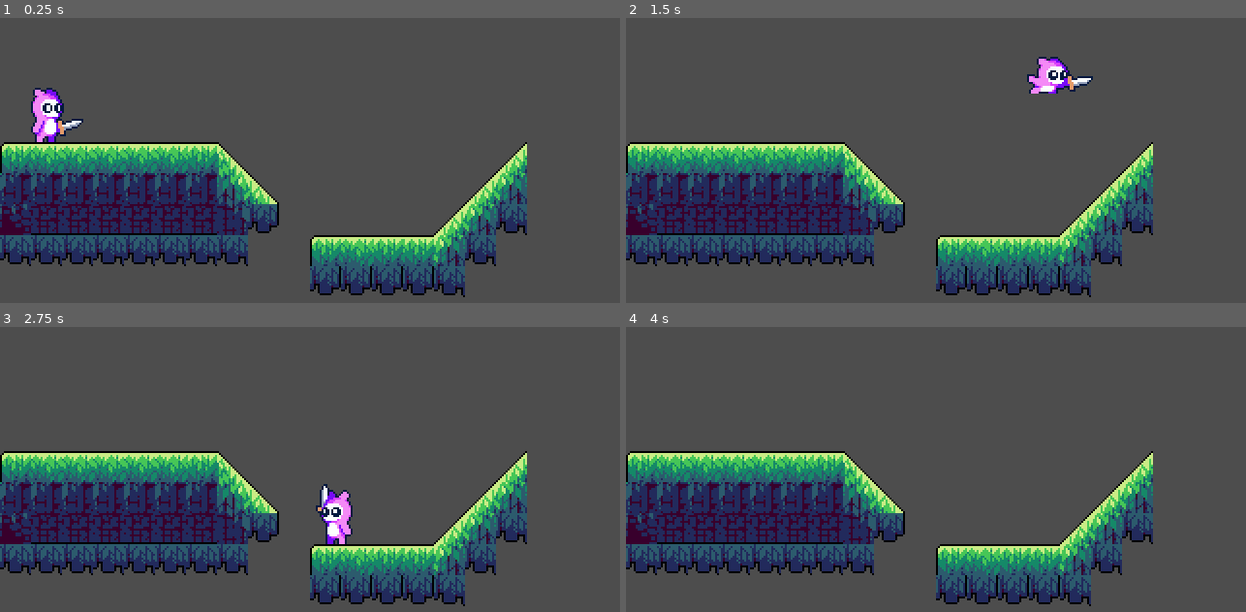
Above: before the commit, frames 1-4 (two rows, left to right).
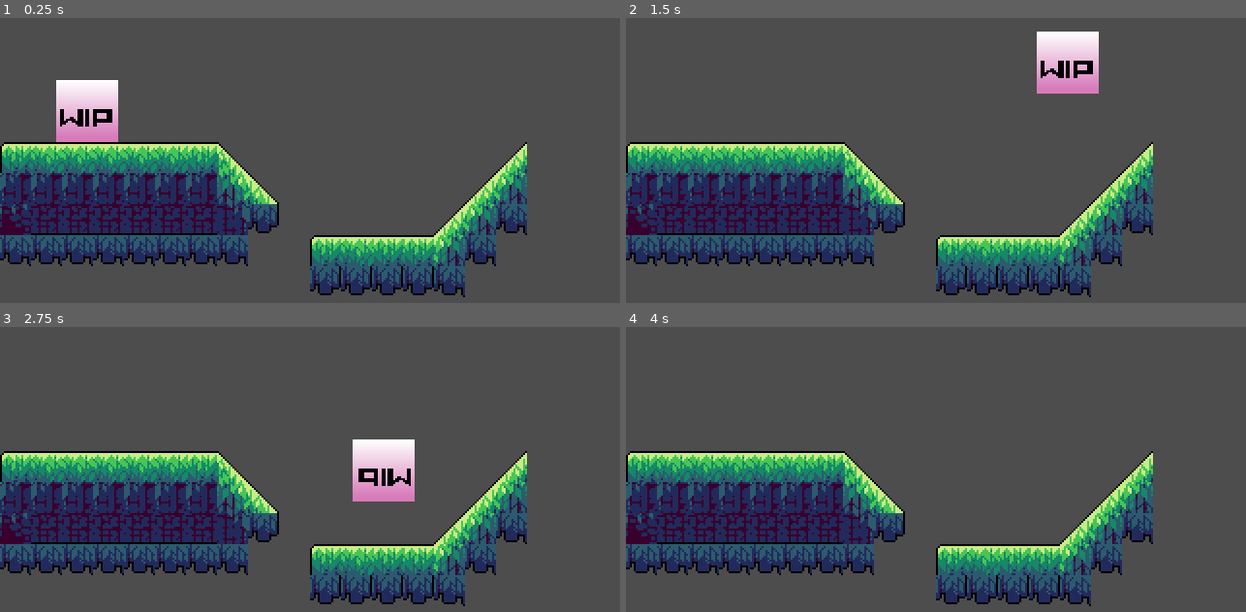
Above: after the commit, the same moments.

Repository: MaybeAnAdult/PioInteractiveGame1
Game: Godot game, scene res://node_2d.tscn
Same seed, same stepped clock (60 frames per second), same inputs: the game is played once before the commit and once after it.
Inputs:
- Up to frame 1 (0.25 s): no input
- Up to frame 2 (1.5 s): hold Down (Crouch) 0.53-1.28 s; hold Right (Move_Right) from 0.53 s (still down); tap A (Attack) at 0.6 s; tap Space (Jump) at 0.77, 1.07 s; tap Down (Crouch) at 1.35 s
- Up to frame 3 (2.75 s): tap Space (Jump) at 1.52, 1.55, 1.82, 2.1 s; release Right (Move_Right) at 2.03 s; hold Left (Move_Left) from 2.03 s (still down); tap A (Attack) at 2.3 s
- Up to frame 4 (4 s): release Left (Move_Left) at 2.78 s; hold Right (Move_Right) from 2.78 s (still down); tap A (Attack) at 2.85 s; tap Space (Jump) at 3.02, 3.32, 3.77, 3.8 s; tap Down (Crouch) at 3.05 s; hold Down (Crouch) from 3.53 s (still down)

The runs differ from the first frame. In frame 1, 2.9% of the frame differs, in the area x 5-20%, y 21-44%; in frame 2, 2.3%; in frame 3, 3.0%, in the area x 50-67%, y 39-77%; in frame 4, nothing differs.

Commit message:
Added friction and acceleration to player script

Diff:
--- a/pio-interactive-game-1-placeholder/Player.tscn
+++ b/pio-interactive-game-1-placeholder/Player.tscn
@@ -1,172 +1,16 @@
 [gd_scene format=3 uid="uid://drg4mle5pn3c3"]
 
 [ext_resource type="Script" uid="uid://cb2fqkayeyxoh" path="res://player.gd" id="1_kpjcp"]
-[ext_resource type="Texture2D" uid="uid://bspr3lkg5dckm" path="res://Walk.png" id="1_xhfnw"]
-[ext_resource type="Texture2D" uid="uid://c66wwhsjwmdil" path="res://Attack2.png" id="2_cxr5p"]
-[ext_resource type="Texture2D" uid="uid://cr86t7ea2xsgh" path="res://Idle.png" id="2_kne1u"]
-[ext_resource type="Texture2D" uid="uid://drmim8k7a31rp" path="res://Jump.png" id="3_e80uo"]
-[ext_resource type="Texture2D" uid="uid://dmlqdcdv8kqto" path="res://Squat.png" id="3_tdg3f"]
-[ext_resource type="Texture2D" uid="uid://def1jqr5dl8bh" path="res://SquatAttack.png" id="4_dtqjt"]
+[ext_resource type="Texture2D" uid="uid://bw8fg8mpudgl8" path="res://Spritesheets/WIP.png" id="2_kpjcp"]
 
 [sub_resource type="RectangleShape2D" id="RectangleShape2D_kpjcp"]
-size = Vector2(17, 28)
-
-[sub_resource type="AtlasTexture" id="AtlasTexture_cxr5p"]
-atlas = ExtResource("2_cxr5p")
-region = Rect2(0, 0, 42, 42)
-
-[sub_resource type="AtlasTexture" id="AtlasTexture_tdg3f"]
-atlas = ExtResource("2_cxr5p")
-region = Rect2(42, 0, 42, 42)
-
-[sub_resource type="AtlasTexture" id="AtlasTexture_dtqjt"]
-atlas = ExtResource("2_cxr5p")
-region = Rect2(84, 0, 42, 42)
-
-[sub_resource type="AtlasTexture" id="AtlasTexture_5ncpa"]
-atlas = ExtResource("2_cxr5p")
-region = Rect2(126, 0, 42, 42)
-
-[sub_resource type="AtlasTexture" id="AtlasTexture_wi0c6"]
-atlas = ExtResource("2_cxr5p")
-region = Rect2(168, 0, 42, 42)
-
-[sub_resource type="AtlasTexture" id="AtlasTexture_hp6x6"]
-atlas = ExtResource("2_cxr5p")
-region = Rect2(210, 0, 42, 42)
-
-[sub_resource type="AtlasTexture" id="AtlasTexture_3tkgg"]
-atlas = ExtResource("3_tdg3f")
-region = Rect2(0, 0, 42, 42)
-
-[sub_resource type="AtlasTexture" id="AtlasTexture_1jgrc"]
-atlas = ExtResource("3_tdg3f")
-region = Rect2(42, 0, 42, 42)
-
-[sub_resource type="AtlasTexture" id="AtlasTexture_7wy67"]
-atlas = ExtResource("3_tdg3f")
-region = Rect2(84, 0, 42, 42)
-
-[sub_resource type="AtlasTexture" id="AtlasTexture_q26ax"]
-atlas = ExtResource("3_tdg3f")
-region = Rect2(126, 0, 42, 42)
-
-[sub_resource type="AtlasTexture" id="AtlasTexture_p01ps"]
-atlas = ExtResource("4_dtqjt")
-region = Rect2(0, 0, 42, 42)
-
-[sub_resource type="AtlasTexture" id="AtlasTexture_m7dl7"]
-atlas = ExtResource("4_dtqjt")
-region = Rect2(42, 0, 42, 42)
-
-[sub_resource type="AtlasTexture" id="AtlasTexture_48og4"]
-atlas = ExtResource("4_dtqjt")
-region = Rect2(84, 0, 42, 42)
-
-[sub_resource type="AtlasTexture" id="AtlasTexture_xmpta"]
-atlas = ExtResource("4_dtqjt")
-region = Rect2(126, 0, 42, 42)
-
-[sub_resource type="AtlasTexture" id="AtlasTexture_mrbh7"]
-atlas = ExtResource("4_dtqjt")
-region = Rect2(168, 0, 42, 42)
-
-[sub_resource type="AtlasTexture" id="AtlasTexture_lrhq4"]
-atlas = ExtResource("4_dtqjt")
-region = Rect2(210, 0, 42, 42)
-
-[sub_resource type="AtlasTexture" id="AtlasTexture_l6ohk"]
-atlas = ExtResource("2_kne1u")
-region = Rect2(0, 0, 42, 42)
-
-[sub_resource type="AtlasTexture" id="AtlasTexture_0pi4m"]
-atlas = ExtResource("2_kne1u")
-region = Rect2(42, 0, 42, 42)
-
-[sub_resource type="AtlasTexture" id="AtlasTexture_sg6sq"]
-atlas = ExtResource("2_kne1u")
-region = Rect2(84, 0, 42, 42)
-
-[sub_resource type="AtlasTexture" id="AtlasTexture_h84ma"]
-atlas = ExtResource("2_kne1u")
-region = Rect2(126, 0, 42, 42)
-
-[sub_resource type="AtlasTexture" id="AtlasTexture_oudfo"]
-atlas = ExtResource("3_e80uo")
-region = Rect2(0, 0, 42, 42)
-
-[sub_resource type="AtlasTexture" id="AtlasTexture_d6rpx"]
-atlas = ExtResource("3_e80uo")
-region = Rect2(42, 0, 42, 42)
-
-[sub_resource type="AtlasTexture" id="AtlasTexture_r3kul"]
-atlas = ExtResource("3_e80uo")
-region = Rect2(84, 0, 42, 42)
-
-[sub_resource type="AtlasTexture" id="AtlasTexture_jatw7"]
-atlas = ExtResource("3_e80uo")
-region = Rect2(126, 0, 42, 42)
-
-[sub_resource type="AtlasTexture" id="AtlasTexture_rv870"]
-atlas = ExtResource("3_e80uo")
-region = Rect2(168, 0, 42, 42)
-
-[sub_resource type="AtlasTexture" id="AtlasTexture_efikj"]
-atlas = ExtResource("3_e80uo")
-region = Rect2(210, 0, 42, 42)
-
-[sub_resource type="AtlasTexture" id="AtlasTexture_itxgx"]
-atlas = ExtResource("3_e80uo")
-region = Rect2(252, 0, 42, 42)
-
-[sub_resource type="AtlasTexture" id="AtlasTexture_cgsek"]
-atlas = ExtResource("3_e80uo")
-region = Rect2(294, 0, 42, 42)
-
-[sub_resource type="AtlasTexture" id="AtlasTexture_47wu6"]
-atlas = ExtResource("1_xhfnw")
-region = Rect2(0, 0, 42, 42)
-
-[sub_resource type="AtlasTexture" id="AtlasTexture_2n1s8"]
-atlas = ExtResource("1_xhfnw")
-region = Rect2(42, 0, 42, 42)
-
-[sub_resource type="AtlasTexture" id="AtlasTexture_3vjad"]
-atlas = ExtResource("1_xhfnw")
-region = Rect2(84, 0, 42, 42)
-
-[sub_resource type="AtlasTexture" id="AtlasTexture_yt0h1"]
-atlas = ExtResource("1_xhfnw")
-region = Rect2(126, 0, 42, 42)
-
-[sub_resource type="AtlasTexture" id="AtlasTexture_vd78s"]
-atlas = ExtResource("1_xhfnw")
-region = Rect2(168, 0, 42, 42)
-
-[sub_resource type="AtlasTexture" id="AtlasTexture_ictha"]
-atlas = ExtResource("1_xhfnw")
-region = Rect2(210, 0, 42, 42)
+size = Vector2(32, 32)
 
 [sub_resource type="SpriteFrames" id="SpriteFrames_wi0c6"]
 animations = [{
 "frames": [{
 "duration": 1.0,
-"texture": SubResource("AtlasTexture_cxr5p")
-}, {
-"duration": 1.0,
-"texture": SubResource("AtlasTexture_tdg3f")
-}, {
-"duration": 1.0,
-"texture": SubResource("AtlasTexture_dtqjt")
-}, {
-"duration": 1.0,
-"texture": SubResource("AtlasTexture_5ncpa")
-}, {
-"duration": 1.0,
-"texture": SubResource("AtlasTexture_wi0c6")
-}, {
-"duration": 1.0,
-"texture": SubResource("AtlasTexture_hp6x6")
+"texture": ExtResource("2_kpjcp")
 }],
 "loop": false,
 "name": &"Attack",
@@ -174,16 +18,7 @@
 }, {
 "frames": [{
 "duration": 1.0,
-"texture": SubResource("AtlasTexture_3tkgg")
-}, {
-"duration": 1.0,
-"texture": SubResource("AtlasTexture_1jgrc")
-}, {
-"duration": 1.0,
-"texture": SubResource("AtlasTexture_7wy67")
-}, {
-"duration": 1.0,
-"texture": SubResource("AtlasTexture_q26ax")
+"texture": ExtResource("2_kpjcp")
 }],
 "loop": false,
 "name": &"Crouch",
@@ -191,22 +26,7 @@
 }, {
 "frames": [{
 "duration": 1.0,
-"texture": SubResource("AtlasTexture_p01ps")
-}, {
-"duration": 1.0,
-"texture": SubResource("AtlasTexture_m7dl7")
-}, {
-"duration": 1.0,
-"texture": SubResource("AtlasTexture_48og4")
-}, {
-"duration": 1.0,
-"texture": SubResource("AtlasTexture_xmpta")
-}, {
-"duration": 1.0,
-"texture": SubResource("AtlasTexture_mrbh7")
-}, {
-"duration": 1.0,
-"texture": SubResource("AtlasTexture_lrhq4")
+"texture": ExtResource("2_kpjcp")
 }],
 "loop": false,
 "name": &"Crouch_Attack",
@@ -214,16 +34,7 @@
 }, {
 "frames": [{
 "duration": 1.0,
-"texture": SubResource("AtlasTexture_l6ohk")
-}, {
-"duration": 1.0,
-"texture": SubResource("AtlasTexture_0pi4m")
-}, {
-"duration": 1.0,
-"texture": SubResource("AtlasTexture_sg6sq")
-}, {
-"duration": 1.0,
-"texture": SubResource("AtlasTexture_h84ma")
+"texture": ExtResource("2_kpjcp")
 }],
 "loop": true,
 "name": &"Idle",
@@ -231,28 +42,7 @@
 }, {
 "frames": [{
 "duration": 1.0,
-"texture": SubResource("AtlasTexture_oudfo")
-}, {
-"duration": 1.0,
-"texture": SubResource("AtlasTexture_d6rpx")
-}, {
-"duration": 1.0,
-"texture": SubResource("AtlasTexture_r3kul")
-}, {
-"duration": 1.0,
-"texture": SubResource("AtlasTexture_jatw7")
-}, {
-"duration": 1.0,
-"texture": SubResource("AtlasTexture_rv870")
-}, {
-"duration": 1.0,
-"texture": SubResource("AtlasTexture_efikj")
-}, {
-"duration": 1.0,
-"texture": SubResource("AtlasTexture_itxgx")
-}, {
-"duration": 1.0,
-"texture": SubResource("AtlasTexture_cgsek")
+"texture": ExtResource("2_kpjcp")
 }],
 "loop": true,
 "name": &"Jump",
@@ -260,22 +50,7 @@
 }, {
 "frames": [{
 "duration": 1.0,
-"texture": SubResource("AtlasTexture_47wu6")
-}, {
-"duration": 1.0,
-"texture": SubResource("AtlasTexture_2n1s8")
-}, {
-"duration": 1.0,
-"texture": SubResource("AtlasTexture_3vjad")
-}, {
-"duration": 1.0,
-"texture": SubResource("AtlasTexture_yt0h1")
-}, {
-"duration": 1.0,
-"texture": SubResource("AtlasTexture_vd78s")
-}, {
-"duration": 1.0,
-"texture": SubResource("AtlasTexture_ictha")
+"texture": ExtResource("2_kpjcp")
 }],
 "loop": true,
 "name": &"Walk",
@@ -296,13 +71,11 @@
 script = ExtResource("1_kpjcp")
 
 [node name="CollisionShape2D" type="CollisionShape2D" parent="Player" unique_id=1047164644]
-position = Vector2(3.5, 22)
 shape = SubResource("RectangleShape2D_kpjcp")
 
 [node name="AnimatedSprite2D" type="AnimatedSprite2D" parent="Player" unique_id=1911977380]
-position = Vector2(9, 15)
 sprite_frames = SubResource("SpriteFrames_wi0c6")
-animation = &"Crouch"
+animation = &"Attack"
 
 [node name="AnimationPlayer" type="AnimationPlayer" parent="Player/AnimatedSprite2D" unique_id=1997337101]
 root_node = NodePath("../../..")
--- a/pio-interactive-game-1-placeholder/node_2d.tscn
+++ b/pio-interactive-game-1-placeholder/node_2d.tscn
@@ -444,4 +444,4 @@
 tile_set = SubResource("TileSet_0hol4")
 
 [node name="Player" parent="." unique_id=777074863 instance=ExtResource("2_0e48y")]
-position = Vector2(21, 33)
+position = Vector2(45, 34)
--- a/pio-interactive-game-1-placeholder/player.gd
+++ b/pio-interactive-game-1-placeholder/player.gd
@@ -3,6 +3,8 @@
 @export var speed := 200.0
 @export var jump_force := -350.0
 @export var gravity := 900.0
+@export var friction := 0.8 # lower number = more friction, 0 is instant stop, 1 is no friction
+@export var acceleration := 0.2 # % of speed applied each frame up to speed
 
 var is_attacking = false
 
@@ -34,7 +36,15 @@
 
 	# Horizontal movement
 	var dir = Input.get_axis("Move_Left", "Move_Right")
-	velocity.x = dir * speed
+	#velocity.x = dir * speed
+	if dir == 0 || dir != velocity.x/abs(velocity.x):
+		velocity.x = velocity.x * friction
+
+	if abs(velocity.x) < speed:
+		velocity.x += dir * (speed * acceleration)
+
+	print("Direction:",dir)
+	print("Velocity:",velocity.x)
 
 	move_and_slide()
 	update_animation(dir)
@@ -66,7 +76,7 @@
 		elif dir == 0:
 			sprite.play("Idle")
 		else:
-			sprite.play("Walk")
+			sprite.play("Walk",abs(velocity.x)/speed)
 	# Air animations
 	else:
 		if velocity.y < 0:
Renamed: pio-interactive-game-1-placeholder/Attack2.png -> pio-interactive-game-1-placeholder/Spritesheets/Player/Attack2.png
Not shown, changed: pio-interactive-game-1-placeholder/Spritesheets/Player/Attack2.png.import
Renamed: pio-interactive-game-1-placeholder/Idle.png -> pio-interactive-game-1-placeholder/Spritesheets/Player/Idle.png
Not shown, changed: pio-interactive-game-1-placeholder/Spritesheets/Player/Idle.png.import
Renamed: pio-interactive-game-1-placeholder/Jump.png -> pio-interactive-game-1-placeholder/Spritesheets/Player/Jump.png
Not shown, changed: pio-interactive-game-1-placeholder/Spritesheets/Player/Jump.png.import
Renamed: pio-interactive-game-1-placeholder/Squat.png -> pio-interactive-game-1-placeholder/Spritesheets/Player/Squat.png
Not shown, changed: pio-interactive-game-1-placeholder/Spritesheets/Player/Squat.png.import
Renamed: pio-interactive-game-1-placeholder/SquatAttack.png -> pio-interactive-game-1-placeholder/Spritesheets/Player/SquatAttack.png
Not shown, changed: pio-interactive-game-1-placeholder/Spritesheets/Player/SquatAttack.png.import
Renamed: pio-interactive-game-1-placeholder/Walk.png -> pio-interactive-game-1-placeholder/Spritesheets/Player/Walk.png
Not shown, added: pio-interactive-game-1-placeholder/Spritesheets/Player/Walk.png.import
(and 2 more such lines)
